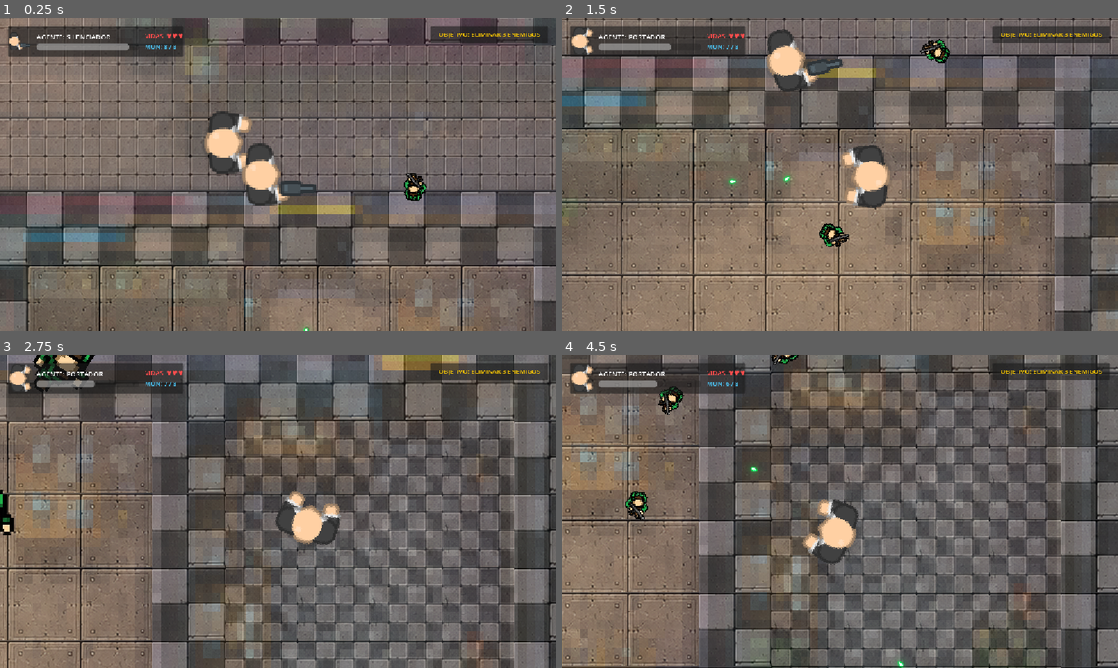
Above: before the commit, frames 1-4 (two rows, left to right).
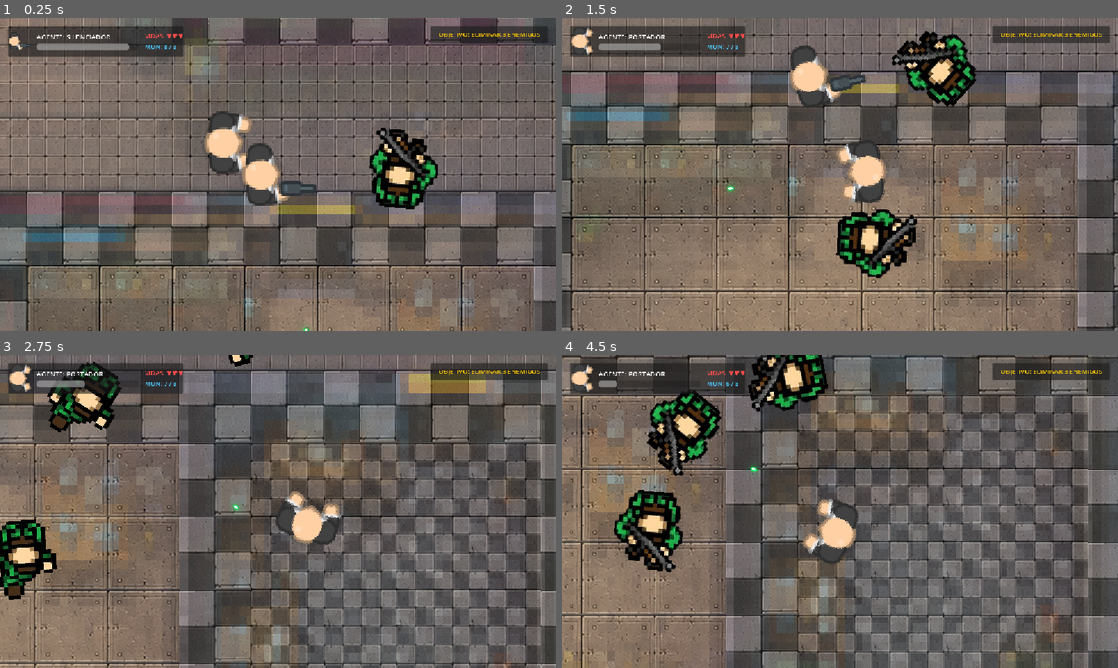
Above: after the commit, the same moments.

Repository: Gafas3103/DeathPixelHLM
Game: Godot game, scene res://Scenes/Main.tscn
Two runs of this game, one before a commit and one after it. Both use one fixed random seed, a clock stepped at 60 frames per second and the inputs below.
Inputs (mouse positions are in pixels of both pictures, inside the frame that each line leads up to):
- Up to frame 1 (0.25 s): no input
- Up to frame 2 (1.5 s): tap Enter (ui_accept) at 0.5, 0.77 s; move the mouse to (962, 158) at 0.52 s; hold D (move_right) 0.53-1.28 s; tap E (action) at 0.6 s; move the mouse to (728, 190) at 1.27 s; hold S (move_down) from 1.28 s (still down); click (728, 190) at 1.35 s
- Up to frame 3 (2.75 s): tap Enter (ui_accept) at 1.52 s; move the mouse to (333, 442) at 2.02 s; release S (move_down) at 2.03 s; hold D (move_right) from 2.03 s (still down); hold J from 2.03 s (still down)
- Up to frame 4 (4.5 s): move the mouse to (812, 574) at 2.77 s; release D (move_right) at 2.78 s; release J at 2.78 s; hold W (move_up) 2.78-3.53 s; tap H at 2.85 s; tap Enter (ui_accept) at 3.02, 3.77 s; move the mouse to (1006, 558) at 3.52 s; hold A (move_left) from 3.53 s (still down); tap E (action) at 3.6 s; move the mouse to (673, 464) at 4.27 s; click (673, 464) at 4.35 s

The runs differ from the first frame. In frame 1, 2.2% of the frame differs, in the area x 66-79%, y 35-62%; in frame 2, 49%; in frame 3, 53%, in the area x 0-100%, y 0-100%; in frame 4, 51%.

Commit message:
Actualizar assets y escena del enemigo

Diff:
--- a/Scenes/Enemy.tscn
+++ b/Scenes/Enemy.tscn
@@ -12,7 +12,7 @@
 "duration": 1.0,
 "texture": ExtResource("2_attack")
 }],
-"loop": true,
+"loop": 1,
 "name": &"Attack",
 "speed": 5.0
 }, {
@@ -20,7 +20,7 @@
 "duration": 1.0,
 "texture": ExtResource("3_dead")
 }],
-"loop": false,
+"loop": 0,
 "name": &"Dead",
 "speed": 5.0
 }, {
@@ -28,7 +28,7 @@
 "duration": 1.0,
 "texture": ExtResource("4_stop")
 }],
-"loop": true,
+"loop": 1,
 "name": &"Stop",
 "speed": 5.0
 }, {
@@ -36,32 +36,34 @@
 "duration": 1.0,
 "texture": ExtResource("5_walk")
 }],
-"loop": true,
+"loop": 1,
 "name": &"Walk",
 "speed": 5.0
 }]
 
 [sub_resource type="CircleShape2D" id="CircleShape2D_6w11f"]
-radius = 26.0
+radius = 45.17743
 
-[node name="Enemy" type="CharacterBody2D"]
+[node name="Enemy" type="CharacterBody2D" unique_id=1003362613]
 collision_layer = 4
 collision_mask = 3
 motion_mode = 1
 script = ExtResource("1_wovta")
 
-[node name="AnimatedSprite2D" type="AnimatedSprite2D" parent="."]
-scale = Vector2(0.23, 0.23)
+[node name="AnimatedSprite2D" type="AnimatedSprite2D" parent="." unique_id=2022926633]
+position = Vector2(13.500001, 17.499996)
+scale = Vector2(0.284, 0.23142855)
 sprite_frames = SubResource("SpriteFrames_wovta")
-animation = &"Stop"
+animation = &"Attack"
 autoplay = "Stop"
 
-[node name="CollisionShape2D" type="CollisionShape2D" parent="."]
+[node name="CollisionShape2D" type="CollisionShape2D" parent="." unique_id=2098712501]
+position = Vector2(16, 16)
 shape = SubResource("CircleShape2D_6w11f")
 
-[node name="Muzzle" type="Marker2D" parent="."]
+[node name="Muzzle" type="Marker2D" parent="." unique_id=1927986427]
 position = Vector2(34, 0)
 
-[node name="VisionRay" type="RayCast2D" parent="."]
+[node name="VisionRay" type="RayCast2D" parent="." unique_id=1936945958]
 target_position = Vector2(340, 0)
 collision_mask = 3
Binary file changed: Assest/Enemy/EnemyAttack.png
Binary file changed: Assest/Enemy/EnemyDead.png
Binary file changed: Assest/Enemy/EnemyStop.png
Binary file changed: Assest/Enemy/EnemyWalk.png
